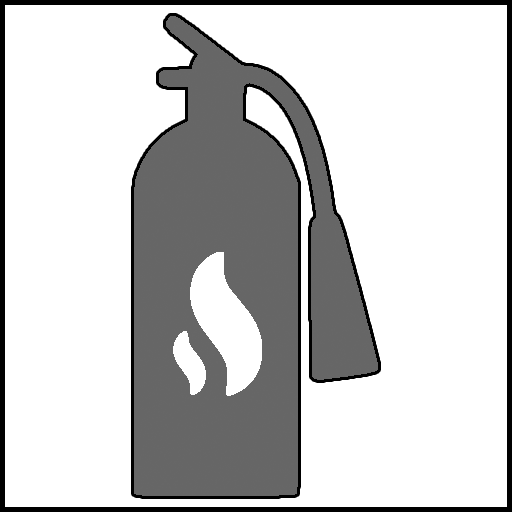
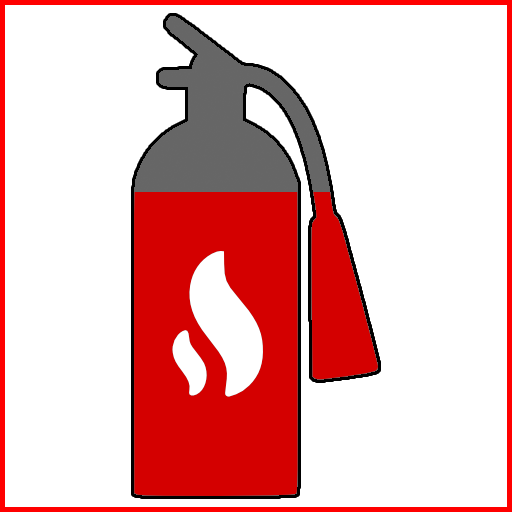
Layers edited between the first and the second 512x512 image:
showed "Border_active" over [0, 0, 512, 512]
hid "Border_off" over [0, 0, 512, 512]
added layer "Extinguisher 2-3" above "Extinguisher_on" over [131, 192, 381, 499]
